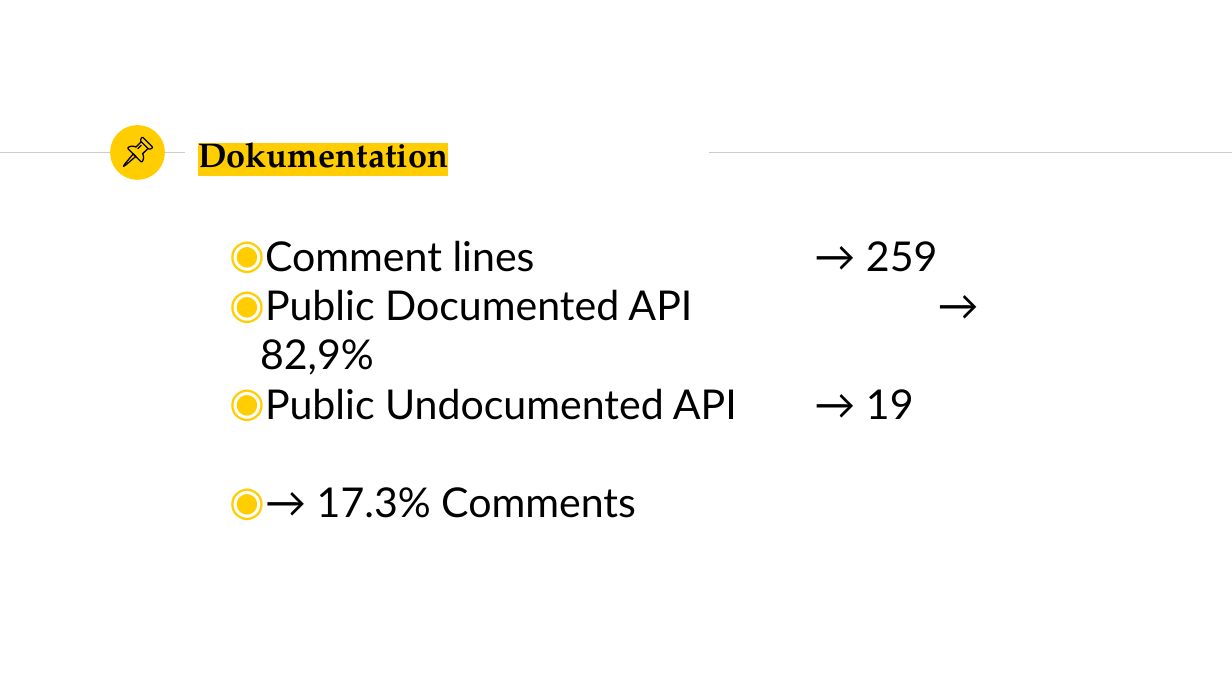
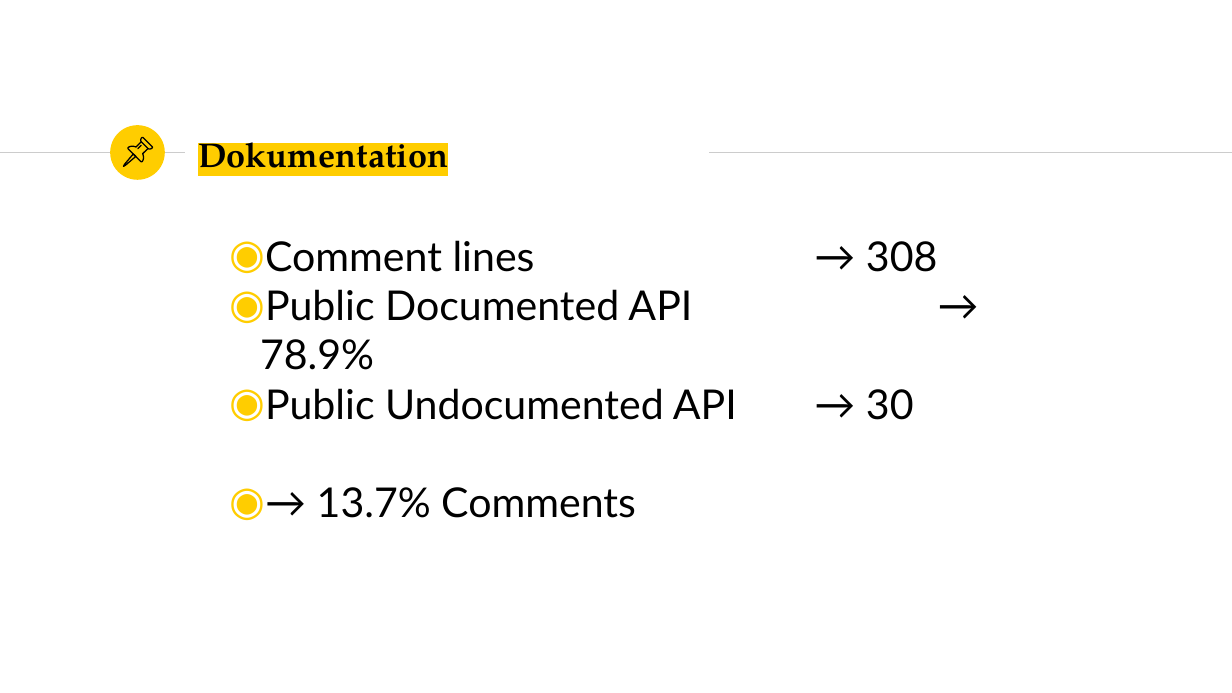
Before and after one commit to marcelherd/OOT-Projekt, a slide deck: slide 7 of Presentation/Presentation.pptx. Drawn at 1232x693 pixels with LibreOffice and Linux fonts; fonts in the diff are those of the drawing. Boxes give left, top, right and bottom in pixels: in the first picture for what was removed or moved away, otherwise in the second. Text is boxed around its words. In the diff, an @@ line names an element or a change of style, - is before the commit and + after.

```diff
--- a/Presentation/Presentation.pptx
+++ b/Presentation/Presentation.pptx
@@ text at [260, 240, 737, 518]: text changed @@
-◉ Comment lines → 259
-◉ Public Documented API → 82,9%
-◉ Public Undocumented API → 19
-◉ → 17.3% Comments
+◉ Comment lines → 308
+◉ Public Documented API → 78.9%
+◉ Public Undocumented API → 30
+◉ → 13.7% Comments
```
Also in this commit, not shown: 3 other slides changed.
